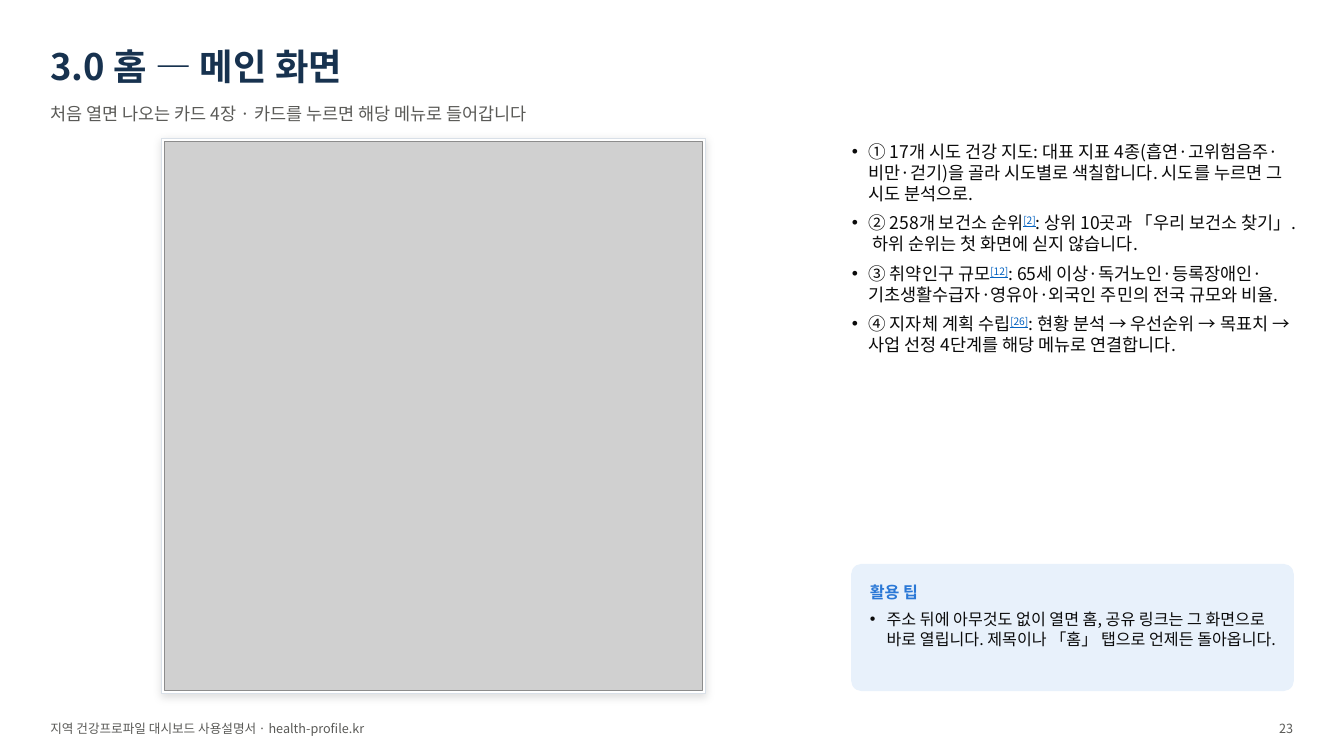
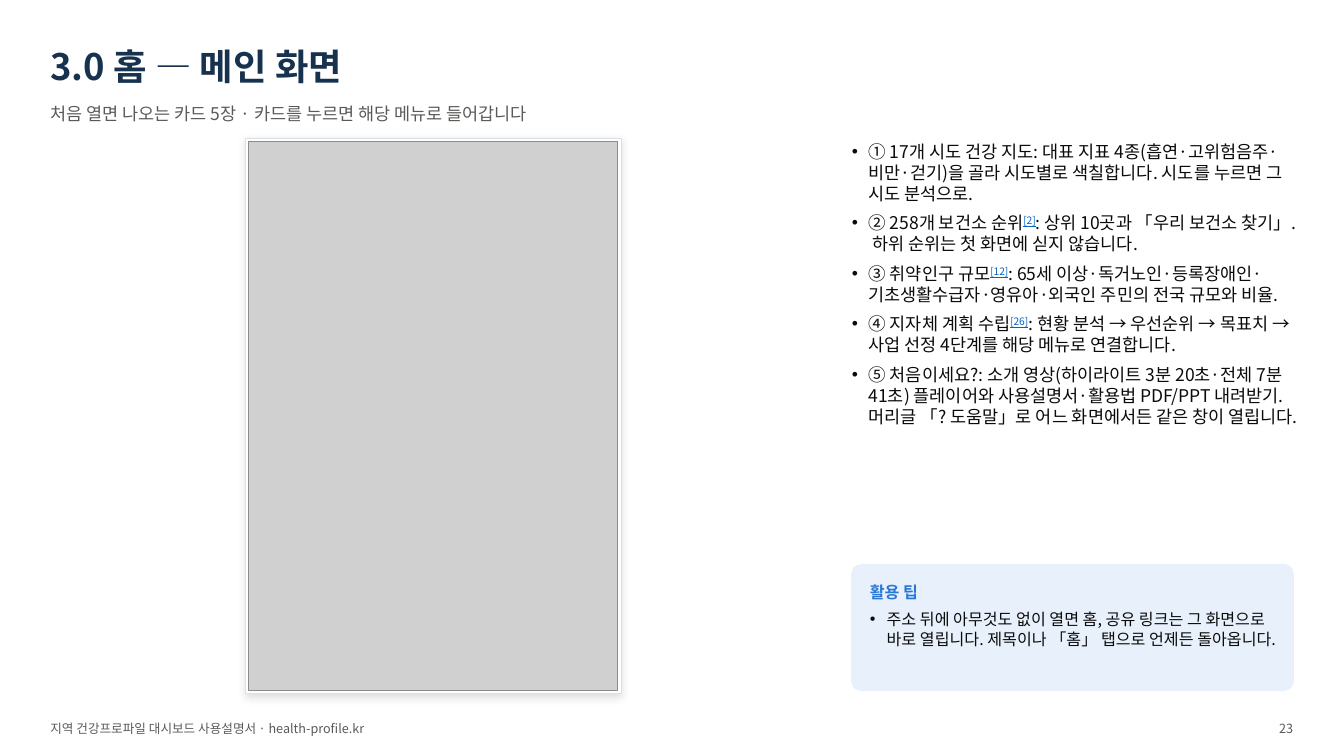
Before and after one commit to soonryu74/soonryu74.github.io, a slide deck: slide 23 of health-dashboard/docs/지역건강프로파일_대시보드_사용설명서_v1.pptx. Drawn at 1344x756 pixels with LibreOffice and Linux fonts; fonts in the diff are those of the drawing; grey boxes stand for pictures. Boxes give left, top, right and bottom in pixels: in the first picture for what was removed or moved away, otherwise in the second. Text is boxed around its words. In the diff, an @@ line names an element or a change of style, - is before the commit and + after.

```diff
--- a/health-dashboard/docs/지역건강프로파일_대시보드_사용설명서_v1.pptx
+++ b/health-dashboard/docs/지역건강프로파일_대시보드_사용설명서_v1.pptx
@@ text at box(50, 105, 526, 122): text changed @@
-처음 열면 나오는 카드 4장 · 카드를 누르면 해당 메뉴로 들어갑니다
+처음 열면 나오는 카드 5장 · 카드를 누르면 해당 메뉴로 들어갑니다
@@ rectangle: place and size @@
-rectangle at box(161, 138, 706, 694)
+rectangle at box(246, 138, 621, 694)
@@ picture: place and size @@
-picture at box(164, 141, 703, 691)
+picture at box(249, 141, 618, 691)
@@ text at box(869, 366, 1297, 425): paragraph added @@
+• ⑤ 처음이세요?: 소개 영상(하이라이트 3분 20초·전체 7분 41초) 플레이어와 사용설명서·활용법 PDF/PPT 내려받기. 머리글 「? 도움말」로 어느 화면에서든 같은 창이 열립니다.
```
Also in this commit, not shown: 1 other slide changed, 55 other files.
